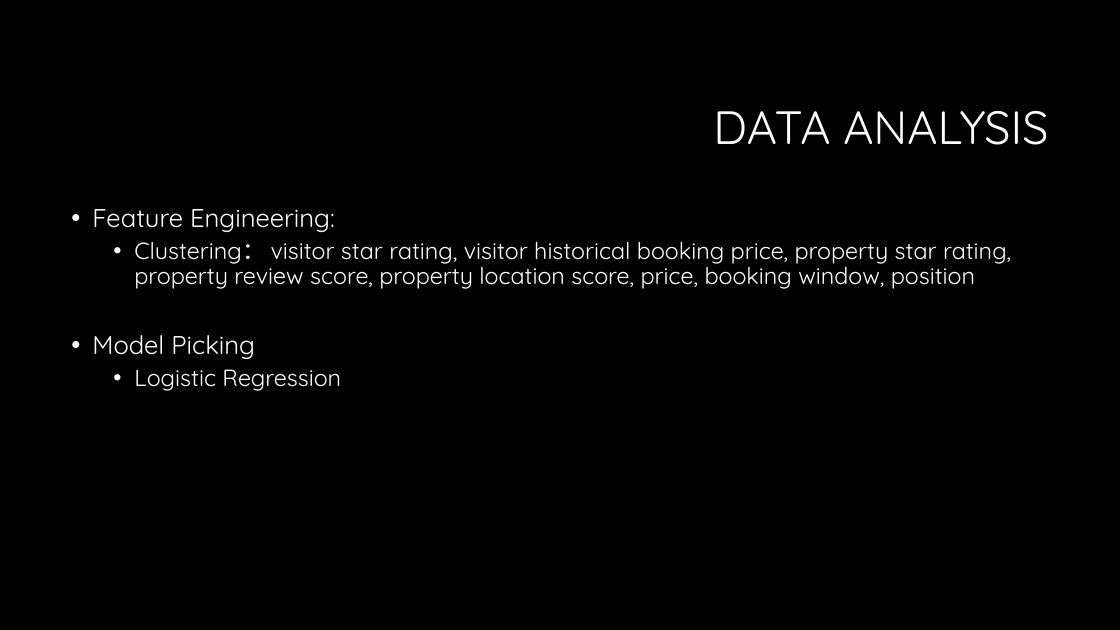
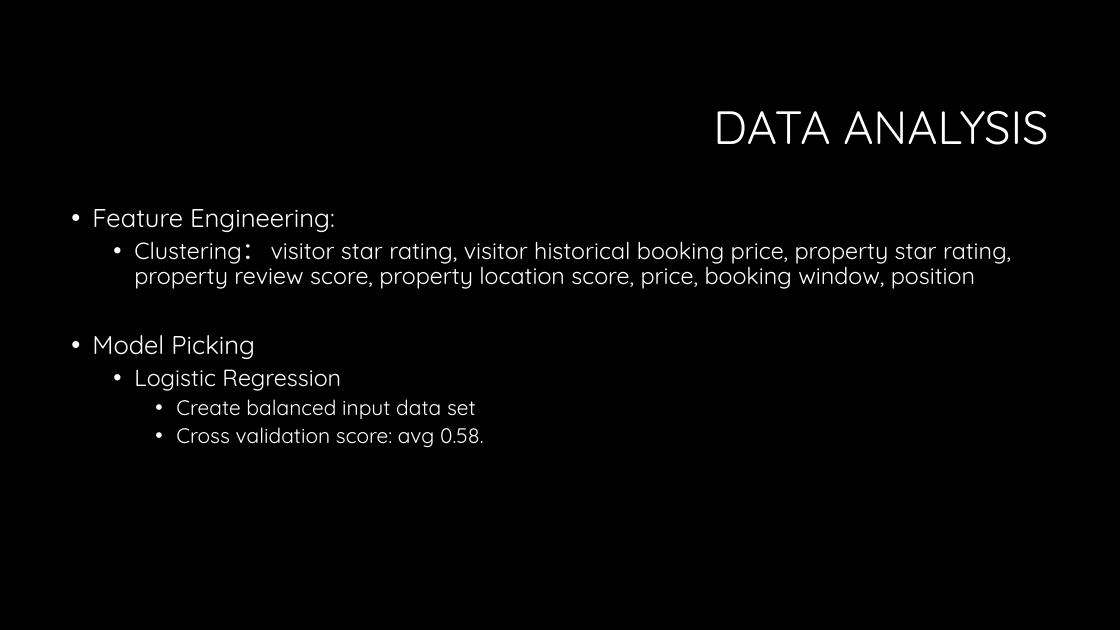
Before and after one commit to bigmessyteam/orie4741, a slide deck: slide 5 of Mini_Presentation.pptx. Drawn at 1120x630 pixels with LibreOffice and Linux fonts; fonts in the diff are those of the drawing; background and template pictures are left out. Boxes give left, top, right and bottom in pixels: in the first picture for what was removed or moved away, otherwise in the second. Text is boxed around its words. In the diff, an @@ line names an element or a change of style, - is before the commit and + after.

```diff
--- a/Mini_Presentation.pptx
+++ b/Mini_Presentation.pptx
@@ text at [176,399,483,448]: paragraphs added @@
+    • Create balanced input data set
+    • Cross validation score: avg 0.58.
```
Also in this commit, not shown: 2 other slides changed, 1 other file.
